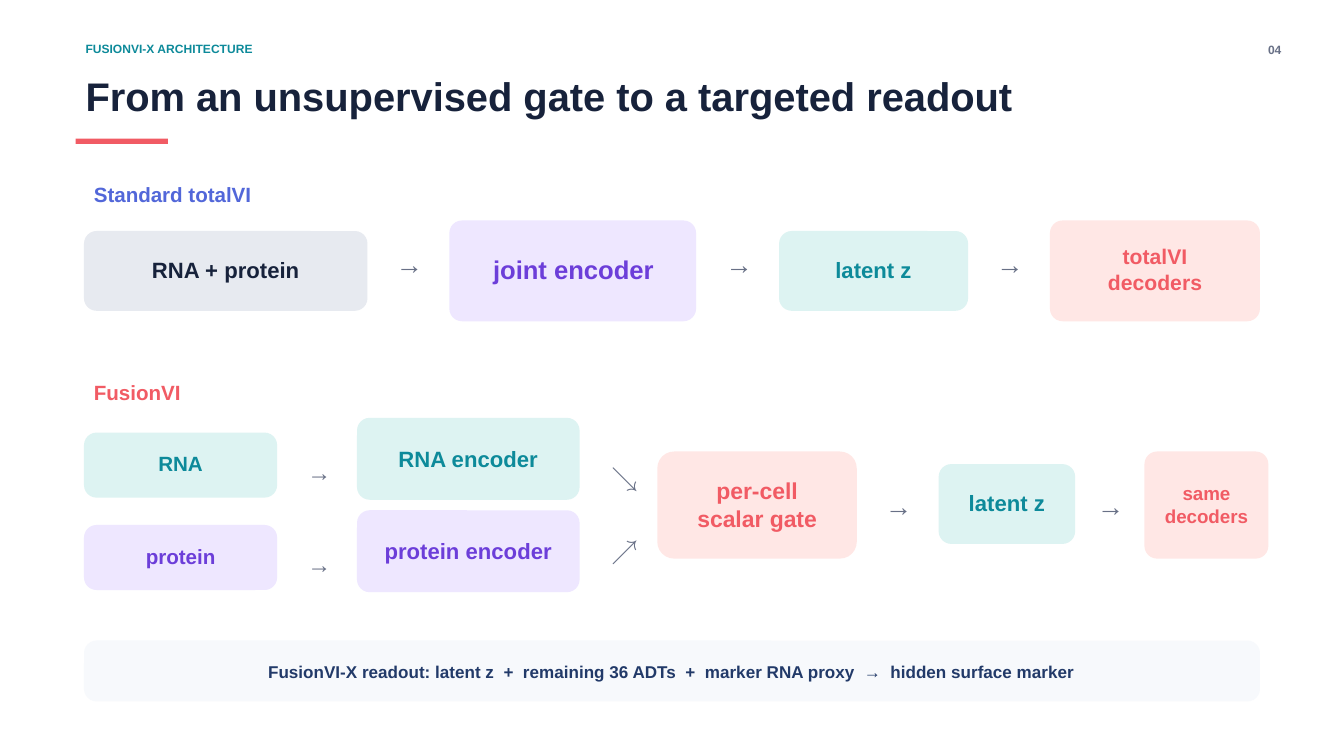
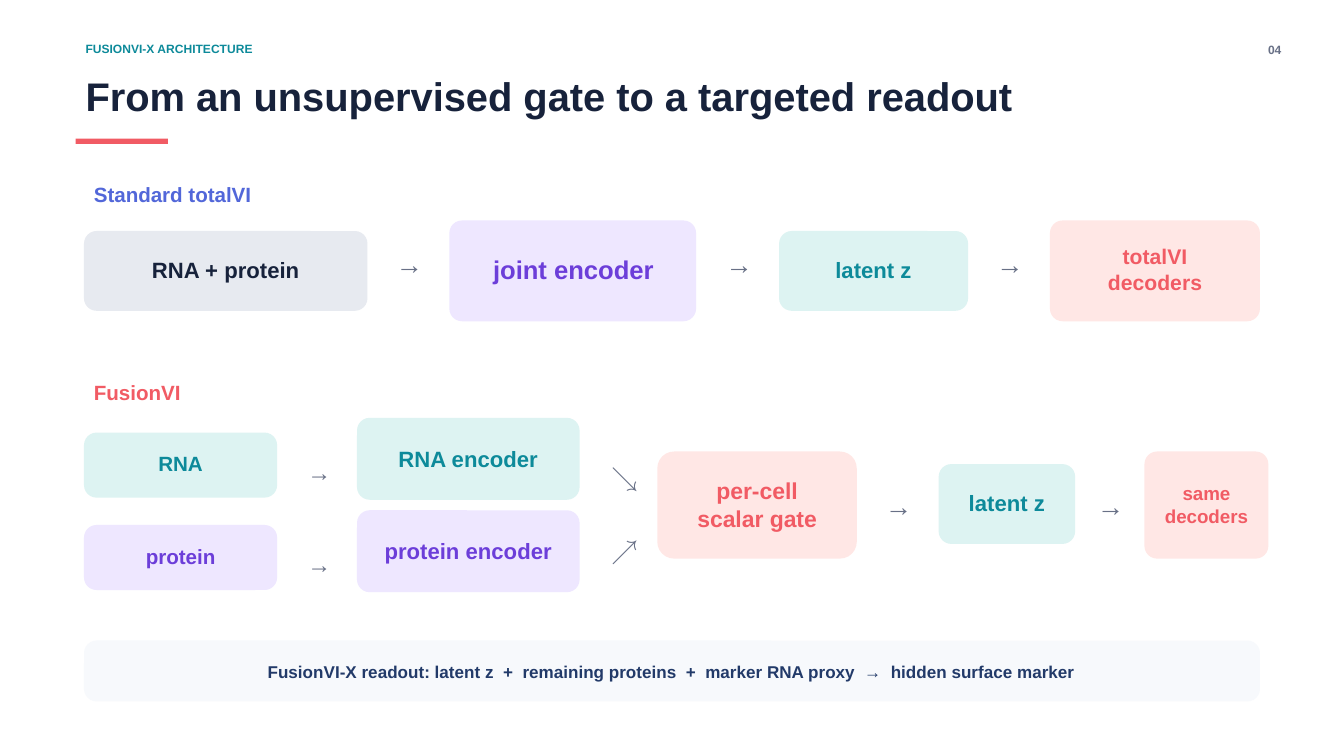
Before and after one commit to nazirad19/FusionVI, a slide deck: slide 4 of deliverables/FusionVI-X_Final_Project_Presentation.pptx. Drawn at 1344x756 pixels with LibreOffice and Linux fonts; fonts in the diff are those of the drawing. Boxes give left, top, right and bottom in pixels: in the first picture for what was removed or moved away, otherwise in the second. Text is boxed around its words. In the diff, an @@ line names an element or a change of style, - is before the commit and + after.

```diff
--- a/deliverables/FusionVI-X_Final_Project_Presentation.pptx
+++ b/deliverables/FusionVI-X_Final_Project_Presentation.pptx
@@ text at [268,665,1074,682]: text changed @@
-FusionVI-X readout: latent z + remaining 36 ADTs + marker RNA proxy → hidden surface marker
+FusionVI-X readout: latent z + remaining proteins + marker RNA proxy → hidden surface marker
```
Also in this commit, not shown: 4 other slides changed, 2 slides added, 2 slides removed, 27 other files.
